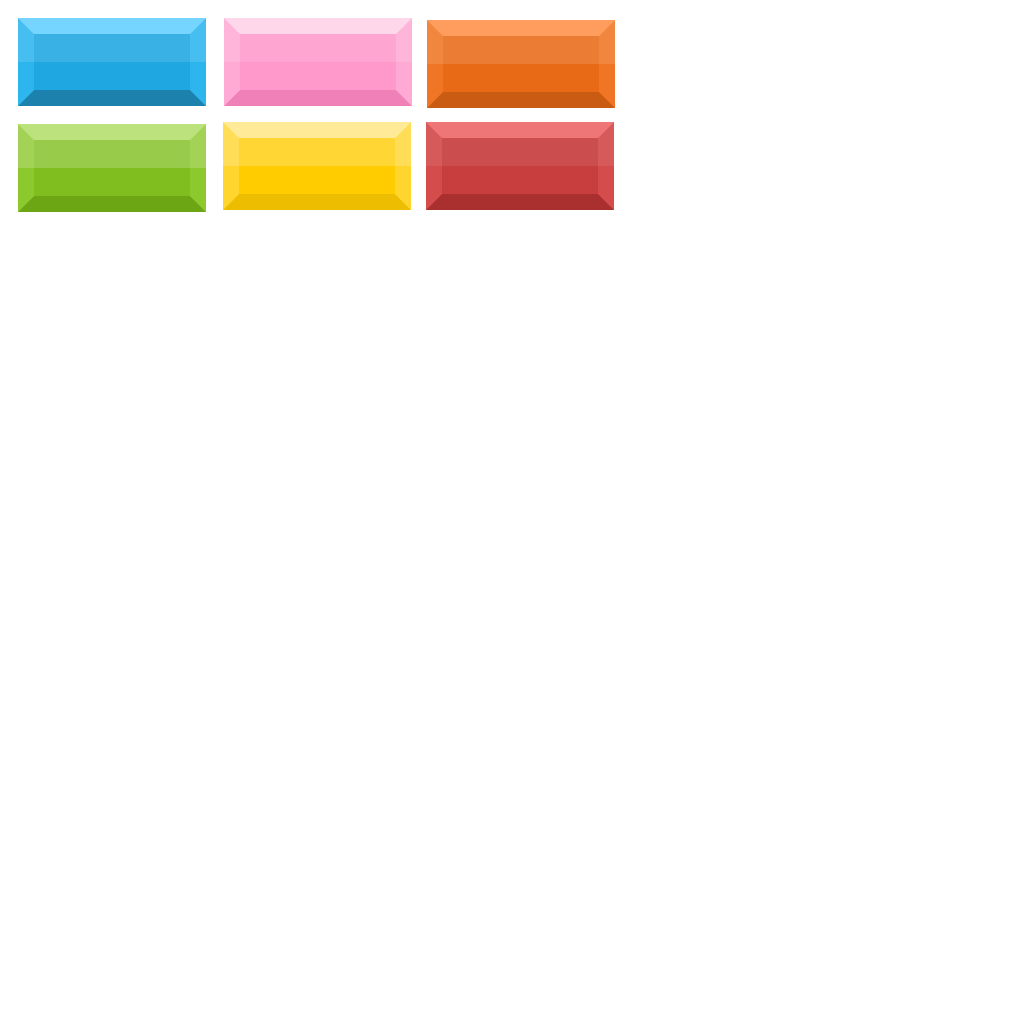
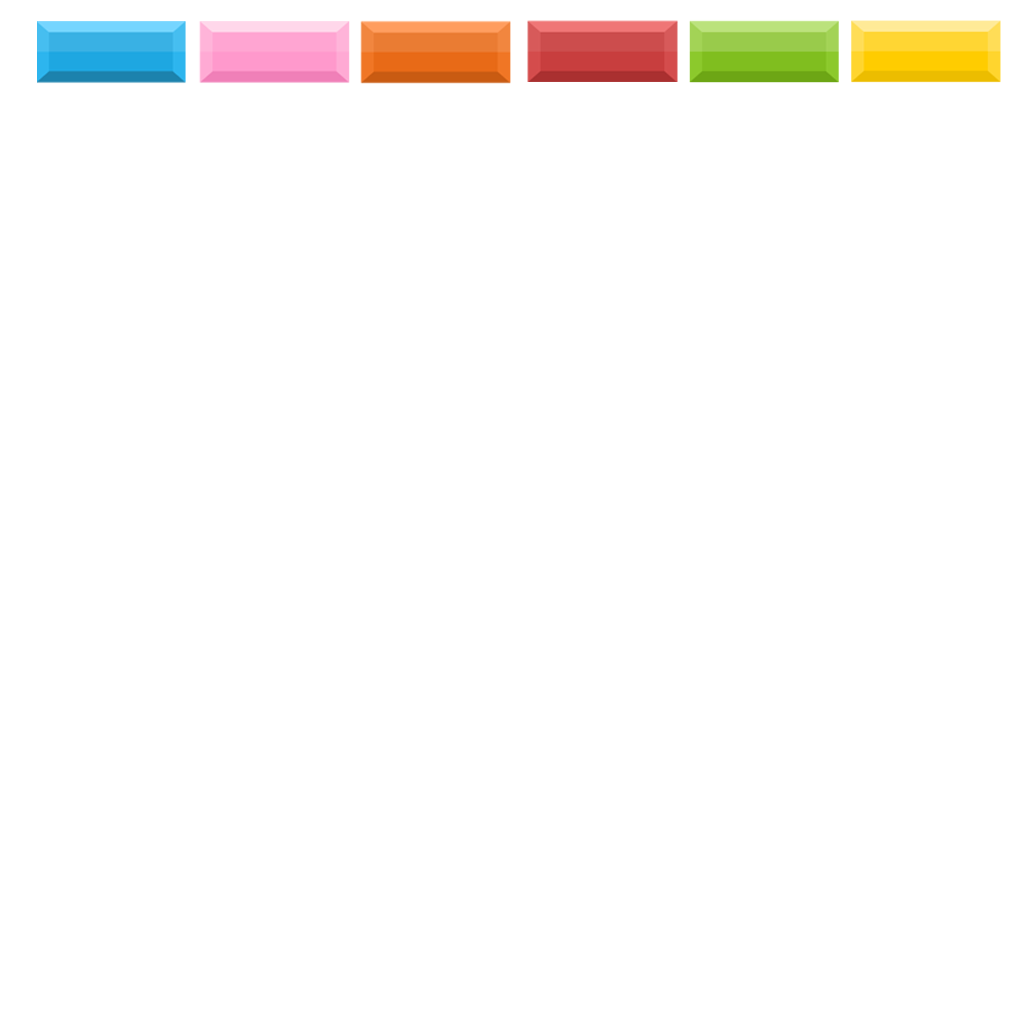
Before/after of a 1024x1024 layered artwork. What changed in the layer stack:
painted on "Layer 6" over [18, 18, 1001, 212]
